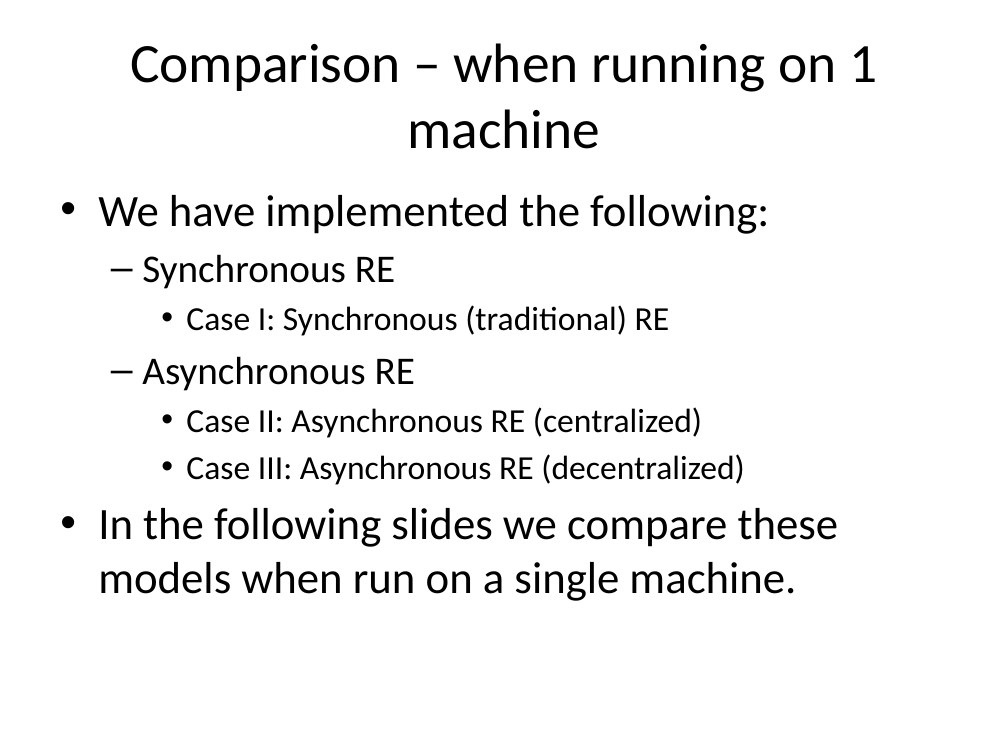
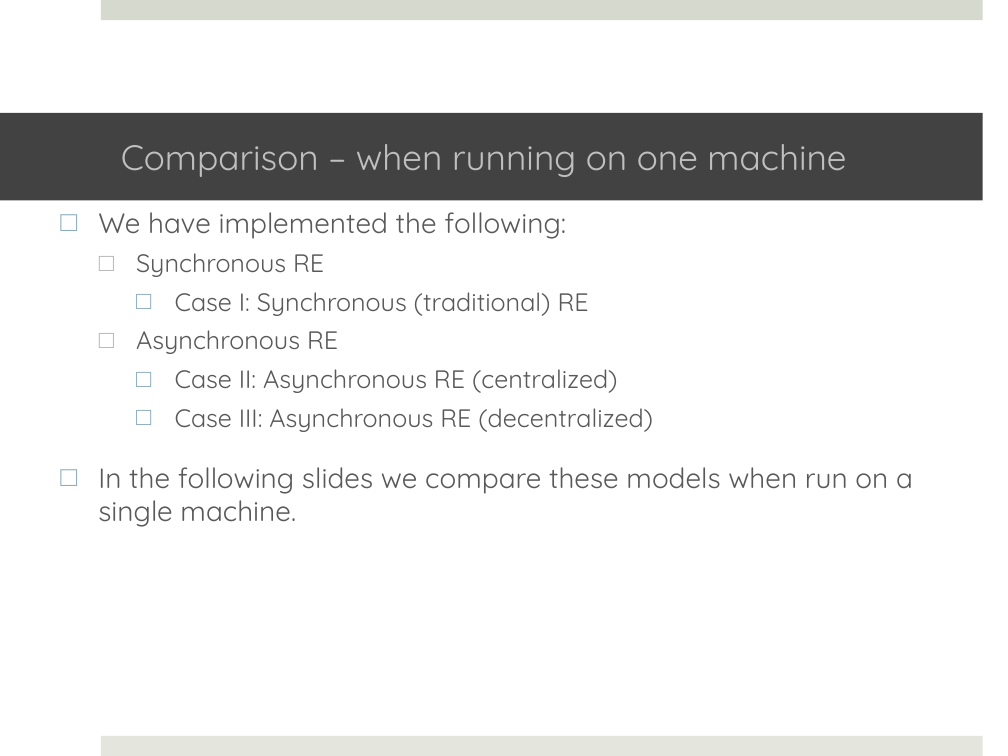
Before and after one commit to saga-project/saga-cpp-legacy-projects, a slide deck: slide 14 of papers/async-re/data/RE.pptx (slide 15 before the commit). Drawn at 1008x756 pixels with LibreOffice and Linux fonts; fonts in the diff are those of the drawing; background and template pictures are left out. Boxes give left, top, right and bottom in pixels: in the first picture for what was removed or moved away, otherwise in the second. Text is boxed around its words. In the diff, an @@ line names an element or a change of style, - is before the commit and + after.

```diff
--- a/papers/async-re/data/RE.pptx
+++ b/papers/async-re/data/RE.pptx
@@ rectangle added at <box>101,0,983,20</box>, fill #D6D9CD @@
@@ title "Comparison – when running on ...": place and size @@
-title "Comparison – when running on ..." at <box>130,43,877,149</box>
+title "Comparison – when running on ..." at <box>0,113,983,201</box>
@@ title "Comparison – when running on ..." at <box>0,113,983,201</box>: fill none to #424242 @@
@@ title at <box>121,144,846,177</box>: text changed; size 39.6 to 25.2 pt; font Calibri to Quicksand; text colour #000000 to #BFBFBF @@
-Comparison – when running on 1 machine
+Comparison – when running on one machine
@@ text "We have implemented the following:": place and size @@
-text "We have implemented the following:" at <box>98,195,839,601</box>
+text "We have implemented the following:" at <box>98,212,913,527</box>
@@ text "We have implemented the following:" at <box>98,212,913,527</box>: size 32 to 20 pt in "We have implemented the following:", "In the following slides we compare these ..."; font Calibri to Quicksand, text colour #000000 to #595959; size 28 to 18 pt in "Synchronous RE", "Asynchronous RE"; size 24 to 18 pt in "Case I: Synchronous (traditional) RE", "Case II: Asynchronous RE (centralized)", "Case III: Asynchronous RE (decentralized)"; bullet • to □; more space between paragraphs; bullet – to □ @@
@@ rectangle added at <box>101,736,983,756</box>, fill #E4E6DE @@
```
Also in this commit, not shown: 20 other slides changed, 2 slides added, 3 slides removed.
